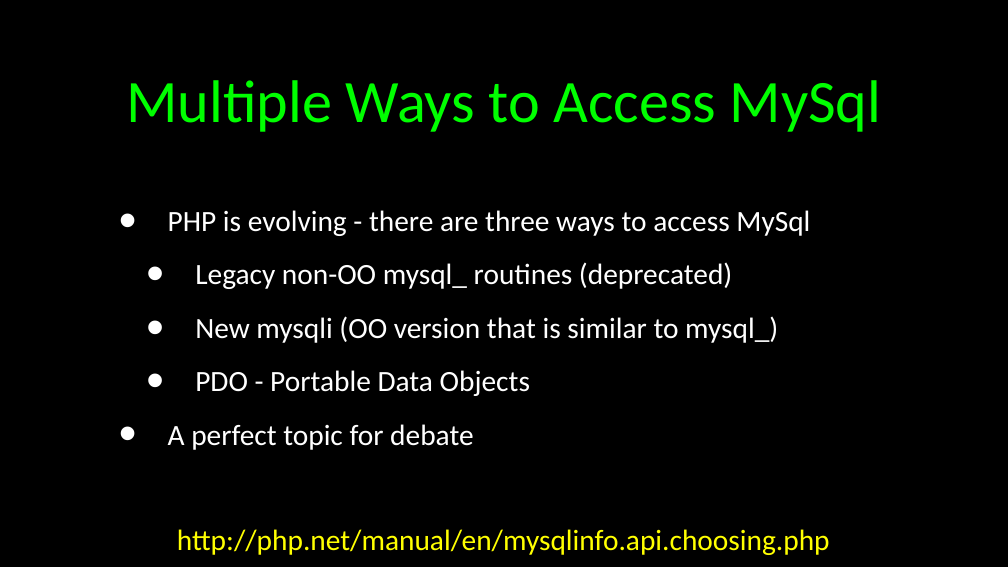
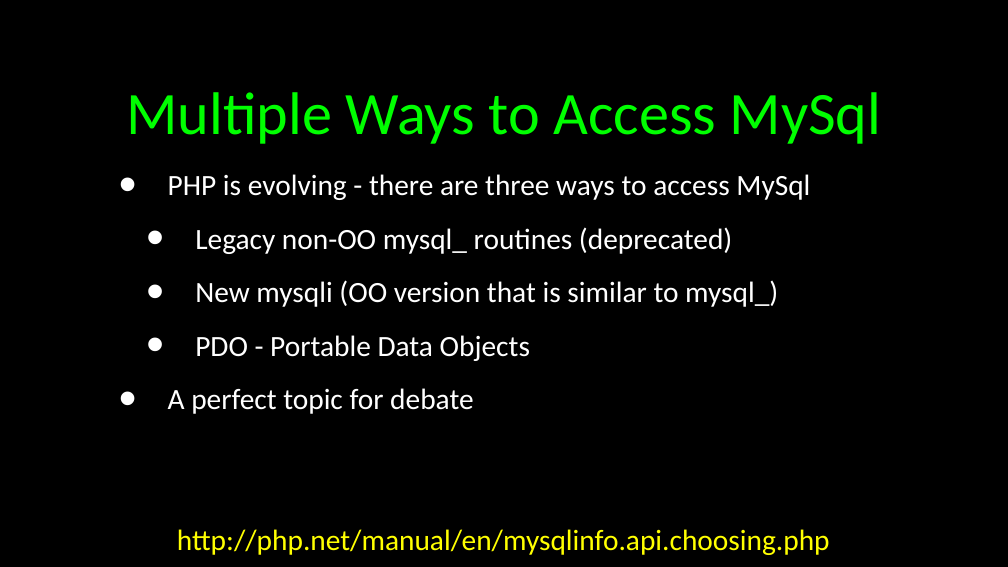
Before and after one commit to csev/wa4e, a slide deck: slide 4 of lectures/PHP-06-MySQL-PDO.ppt. Drawn at 1008x567 pixels with LibreOffice and Linux fonts; fonts in the diff are those of the drawing. Boxes give left, top, right and bottom in pixels: in the first picture for what was removed or moved away, otherwise in the second. Text is boxed around its words. In the diff, an @@ line names an element or a change of style, - is before the commit and + after.

```diff
--- a/lectures/PHP-06-MySQL-PDO.ppt
+++ b/lectures/PHP-06-MySQL-PDO.ppt
@@ title "Multiple Ways to Access MySql": place and size @@
-title "Multiple Ways to Access MySql" at (127, 80, 882, 132)
+title "Multiple Ways to Access MySql" at (127, 92, 882, 144)
@@ text "PHP is evolving - there ..." at (168, 174, 810, 414): vertical alignment middle to top @@
```
Also in this commit, not shown: 47 other slides changed, 1 slide added, 1 slide removed, 2 other files.
